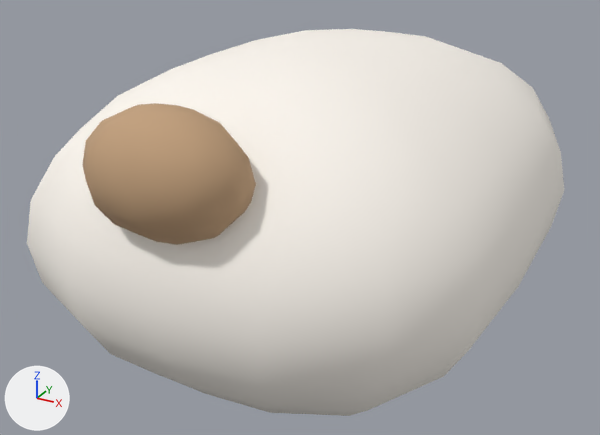
The glTF model character-studio/src/assets/anatomy/parts/muzzle-boxy-dog.glb: old version first, new version second.
Camera for both pictures: a camera (50 mm lens) standing at (0.134, -0.335, 0.106) and looking at (-0.005, -0.083, -0.02). The axes (+X, +Y, +Z) are drawn at lower left. The lights are the same throughout. The older version comes first. Shape keys are drawn at the values saved in each file.

The first picture shows 'muzzle-boxy-dog'.
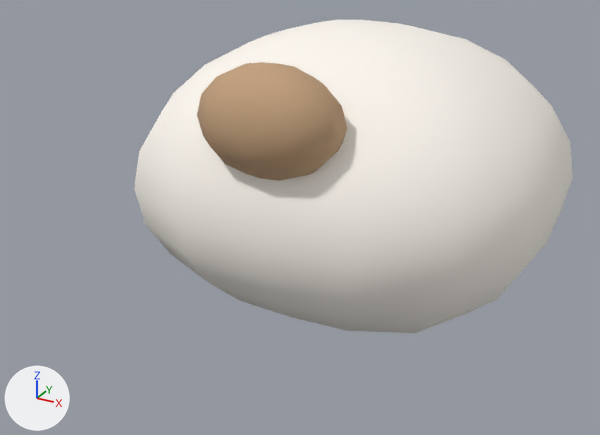
What differs and where, as boxes (x1, y1, x2, y2) in the pictures (600 x 435 px):
'muzzle-boxy-dog', reshaped (18% narrower, 19% shorter)
    before: (27, 29, 564, 416)
    after: (134, 20, 573, 333)

What the commit changed:
In shape key 'length' (key_0_length), value goes from 1.0 to 0.0.
